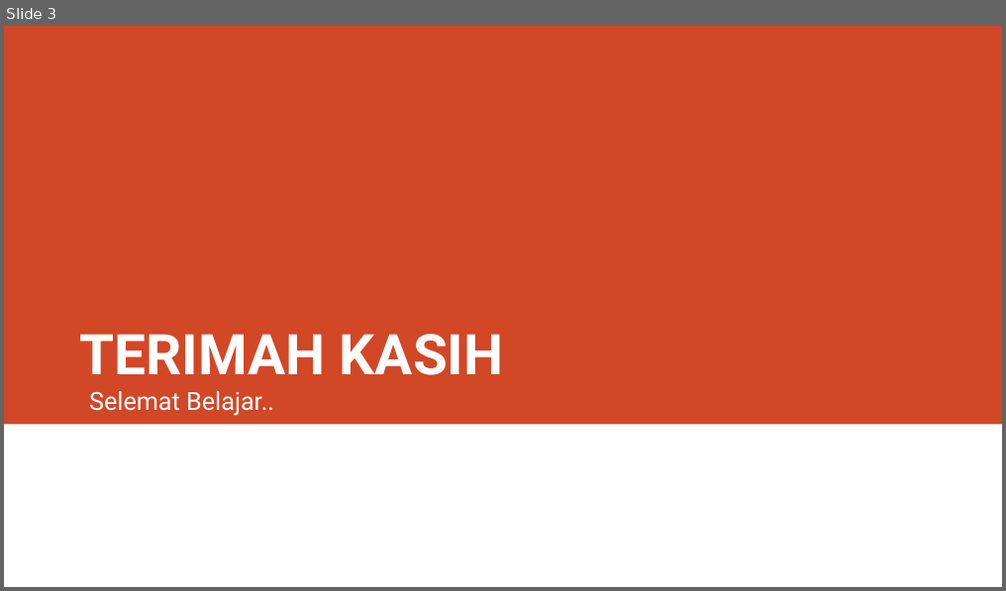
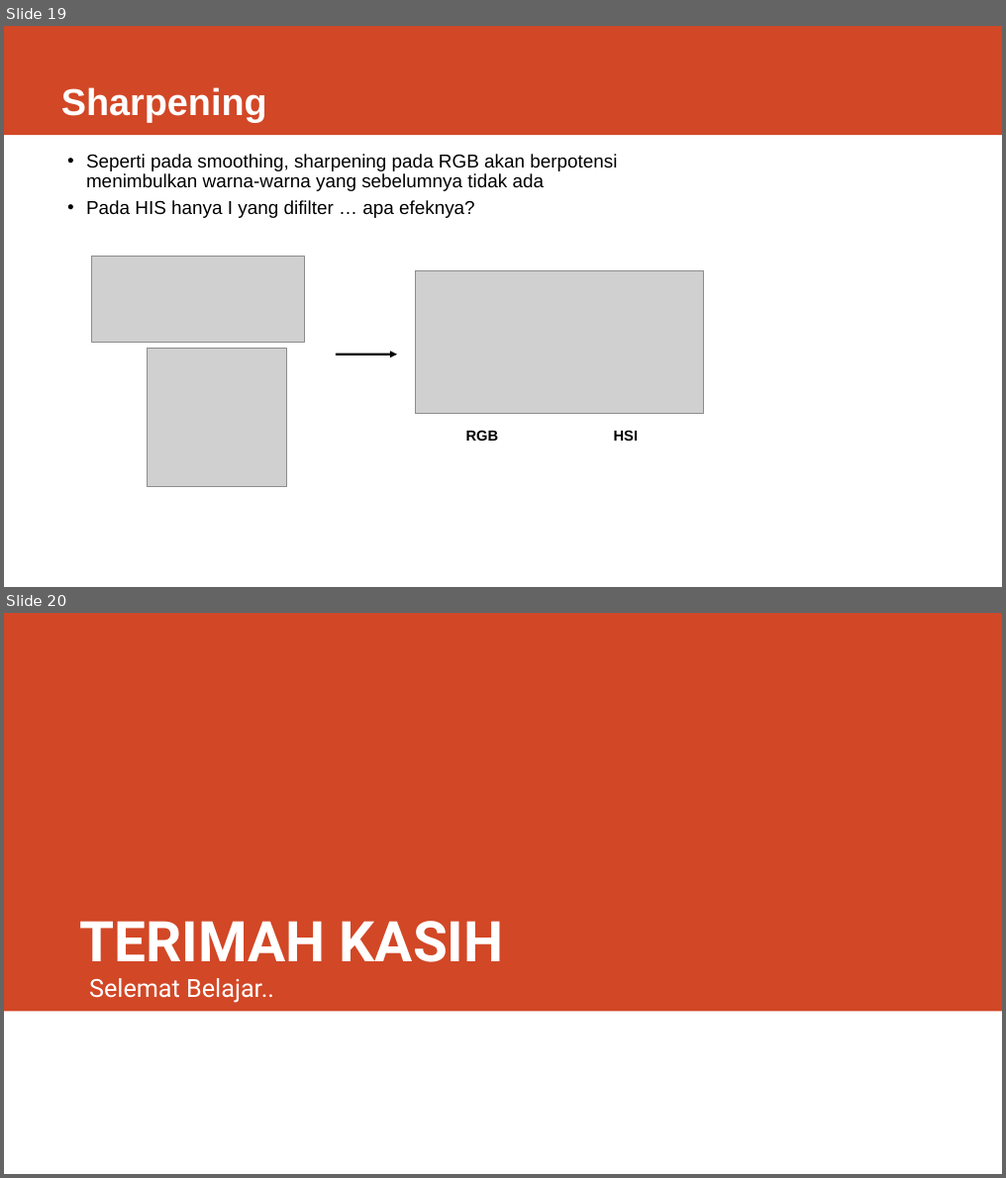
Before and after one commit to rizalarfani/Pengolahan-Citra-Digital-PCD-, a slide deck: Materi/Matriks.pptx. Shown one above the other, each under a label of ours: slide 3 before the commit, slides 19 and 20 after it. The pictures are 1006x591 and 1006x1178 pixels, drawn with LibreOffice and Linux fonts; fonts in the diff are those of the drawing; grey boxes stand for pictures. Boxes give left, top, right and bottom in pixels: in the first picture for what was removed or moved away, otherwise in the second. Text is boxed around its words. In the diff, an @@ line names an element or a change of style, - is before the commit and + after.

```diff
--- a/Materi/Matriks.pptx
+++ b/Materi/Matriks.pptx
@@ slide 19 added at bbox=[4, 26, 1002, 587], background #FFFFFF @@
@@ rectangle added at bbox=[4, 26, 1002, 135], fill #D24726 @@
@@ title added at bbox=[61, 87, 267, 122], 36 pt, text #FFFFFF, bold @@
+Sharpening
@@ text added at bbox=[86, 154, 617, 218], 18 pt, text #000000 @@
+• Seperti pada smoothing, sharpening pada RGB akan berpotensi menimbulkan warna-warna yang sebelumnya tidak ada
+• Pada HIS hanya I yang difilter … apa efeknya?
@@ picture added at bbox=[91, 257, 305, 343] @@
@@ picture added at bbox=[416, 271, 703, 414] @@
@@ picture added at bbox=[147, 349, 285, 487] @@
@@ arrow added from (336, 355) to (397, 355), #000000 2.25 pt @@
@@ text added at bbox=[466, 430, 499, 441], 14 pt, text #000000, bold @@
+RGB
@@ text added at bbox=[614, 430, 639, 441], 14 pt, text #000000, bold @@
+HSI
@@ what was slide 3 is now slide 20 @@
```
Also in this commit, not shown: 1 slide changed, 17 other slides added, 1 slide removed, 2 other files.
